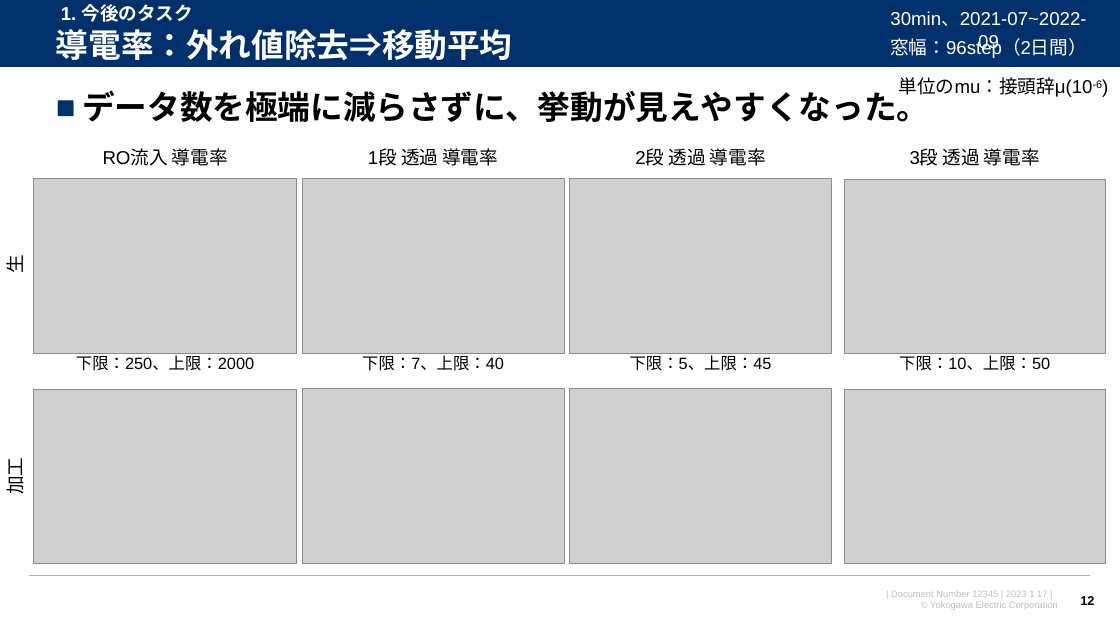
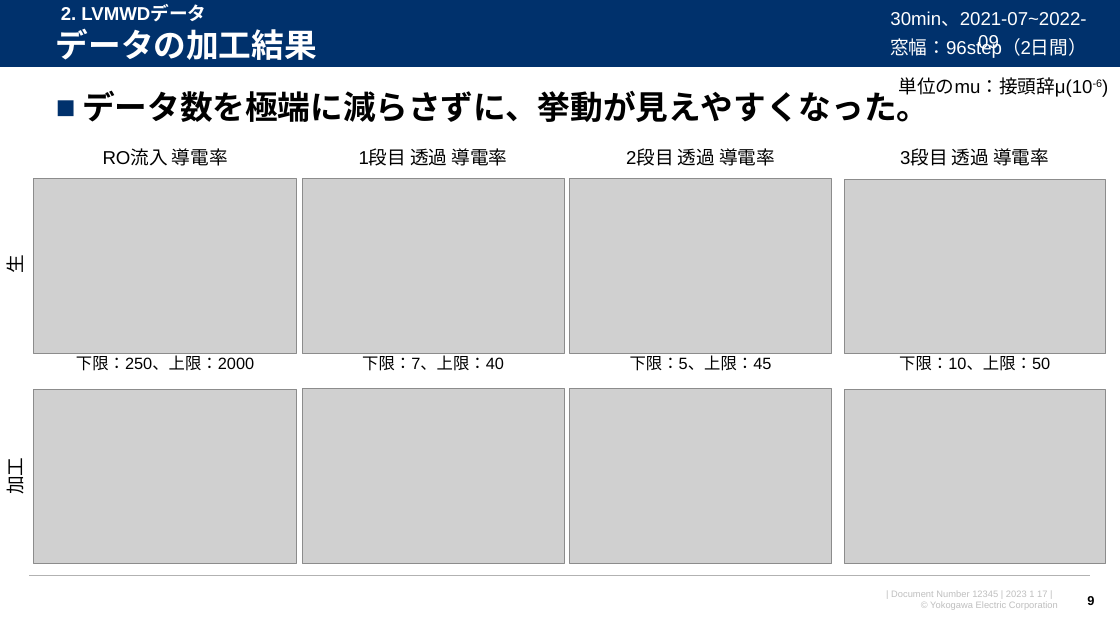
Before and after one commit to watarukumagai-git/opt, a slide deck: slide 9 of Reuse_Water/230207_米国再生水NAWI LVMWD 水質予測_rev.0.pptx (slide 12 before the commit). Drawn at 1120x630 pixels with LibreOffice and Linux fonts; fonts in the diff are those of the drawing; grey boxes stand for pictures; background and template pictures are left out. Boxes give left, top, right and bottom in pixels: in the first picture for what was removed or moved away, otherwise in the second. Text is boxed around its words. In the diff, an @@ line names an element or a change of style, - is before the commit and + after.

```diff
--- a/Reuse_Water/230207_米国再生水NAWI LVMWD 水質予測_rev.0.pptx
+++ b/Reuse_Water/230207_米国再生水NAWI LVMWD 水質予測_rev.0.pptx
@@ title at (56, 28, 317, 60): text changed @@
-導電率：外れ値除去⇒移動平均
+データの加工結果
@@ text at (61, 6, 206, 22): text changed @@
-1. 今後のタスク
+2. LVMWDデータ
@@ text at (359, 148, 508, 166): text changed @@
-1段 透過 導電率
+1段目 透過 導電率
@@ text at (626, 148, 775, 166): text changed @@
-2段 透過 導電率
+2段目 透過 導電率
@@ text at (900, 148, 1049, 166): text changed @@
-3段 透過 導電率
+3段目 透過 導電率
@@ page number at (1087, 595, 1094, 608): text changed @@
-12
+9
```
Also in this commit, not shown: 6 other slides changed, 2 slides added, 1 slide removed.
